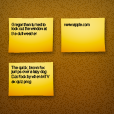
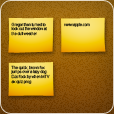
Revision of a layered 114x114 image; what changed, layer by layer:
pixels changed over (0, 0, 114, 114) (layer not identified)
